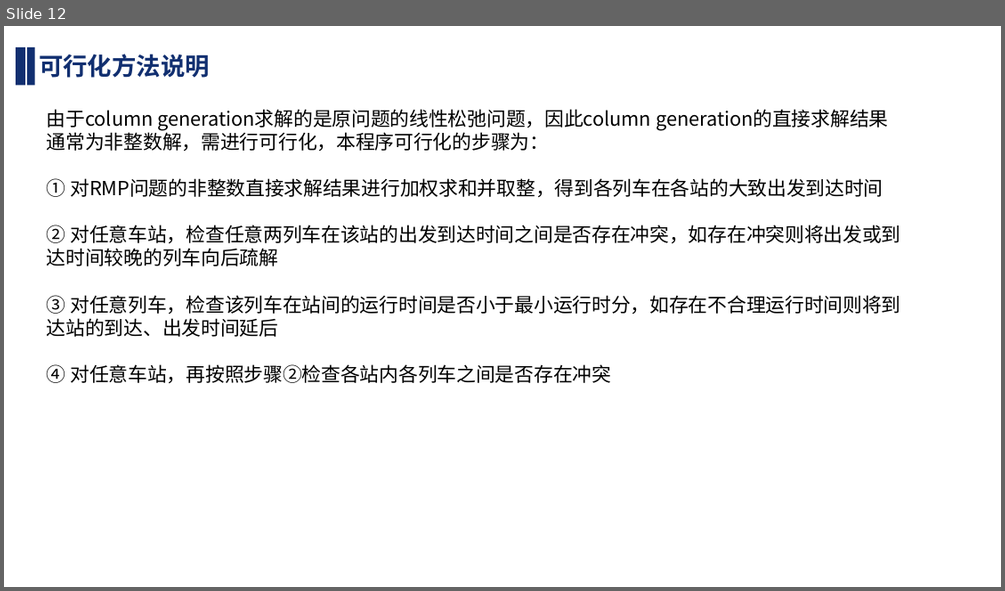
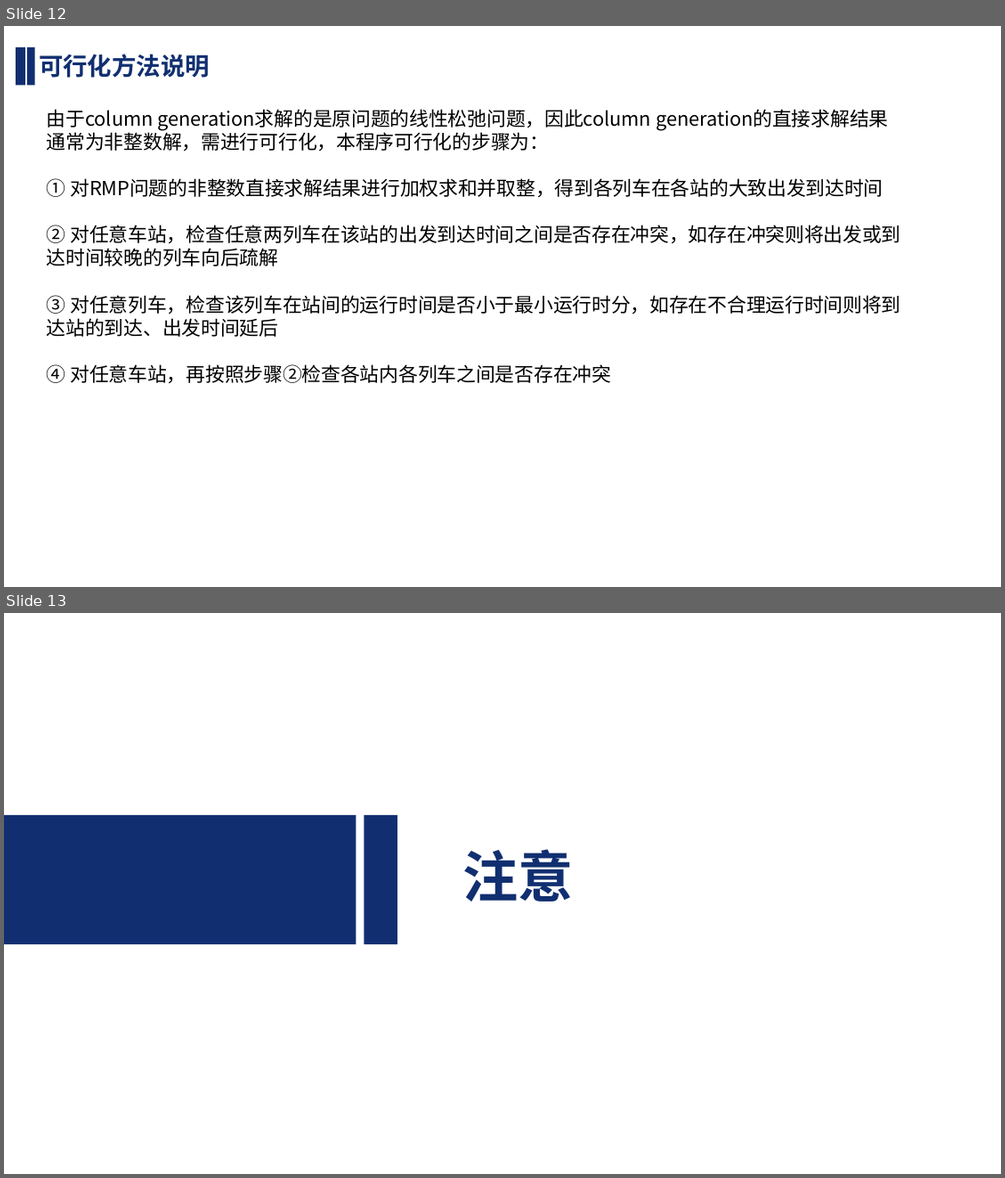
Before and after one commit to OnVacationHaHa/column-generation, a slide deck: user guide.pptx. Shown one above the other, each under a label of ours: slide 12 before the commit, slides 12 and 13 after it. The pictures are 1005x591 and 1005x1178 pixels, drawn with LibreOffice and Linux fonts; fonts in the diff are those of the drawing. Boxes give left, top, right and bottom in pixels: in the first picture for what was removed or moved away, otherwise in the second. Text is boxed around its words. In the diff, an @@ line names an element or a change of style, - is before the commit and + after.

```diff
--- a/user guide.pptx
+++ b/user guide.pptx
@@ slide 13 added at bbox=[4, 613, 1001, 1174], background #FFFFFF @@
@@ rectangle added at bbox=[4, 815, 356, 944], fill #112F70 @@
@@ rectangle added at bbox=[364, 815, 398, 944], fill #112F70 @@
@@ text added at bbox=[462, 849, 573, 901], 53.3 pt, text #112F70, bold @@
+注意
```
Also in this commit, not shown: 1 other slide added, 1 other file.
